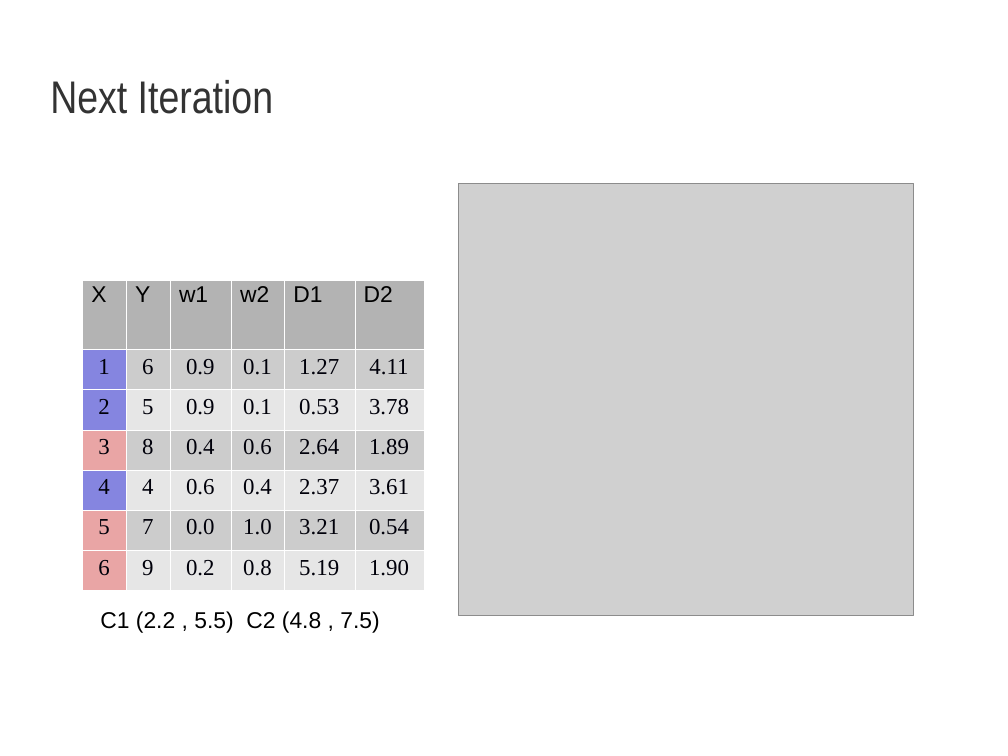
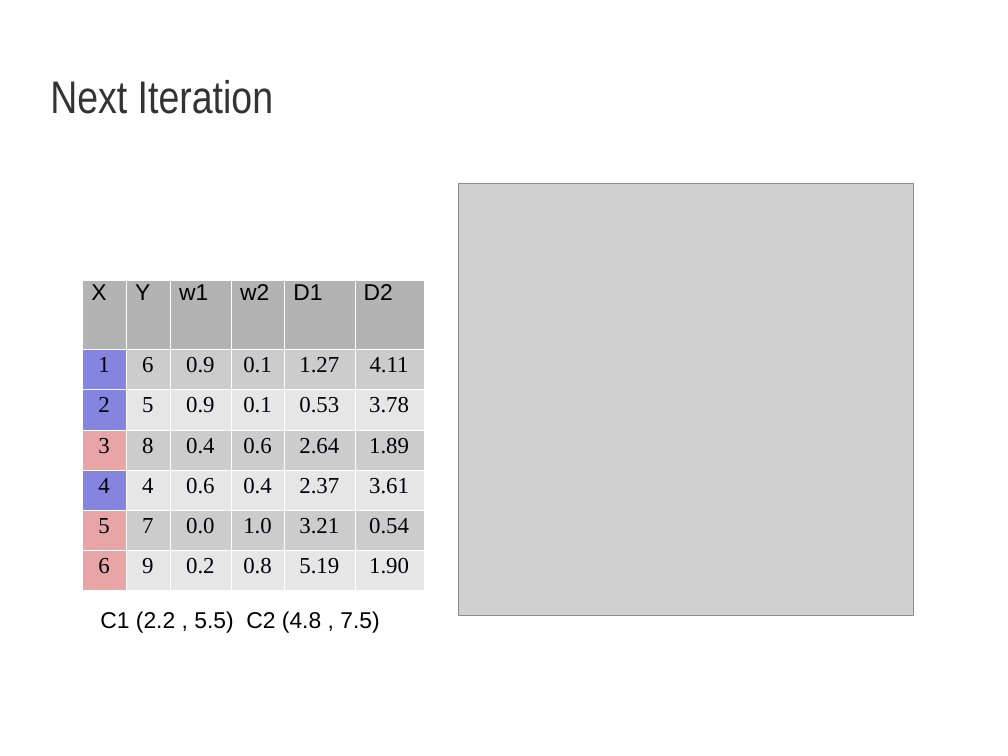
Before and after one commit to AndyTheFactory/DM, a slide deck: slide 9 of Prezentare/FCM.ppt. Drawn at 1008x756 pixels with LibreOffice and Linux fonts; fonts in the diff are those of the drawing; grey boxes stand for pictures; background and template pictures are left out. Boxes give left, top, right and bottom in pixels: in the first picture for what was removed or moved away, otherwise in the second. Text is boxed around its words. In the diff, an @@ line names an element or a change of style, - is before the commit and + after.

```diff
--- a/Prezentare/FCM.ppt
+++ b/Prezentare/FCM.ppt
@@ table at bbox=[82, 280, 424, 591] @@
@@ line spacing 0.87 to 0.81 @@
@@ line spacing 1 to 0.93 @@
```
Also in this commit, not shown: 4 other slides changed, 9 other files.
